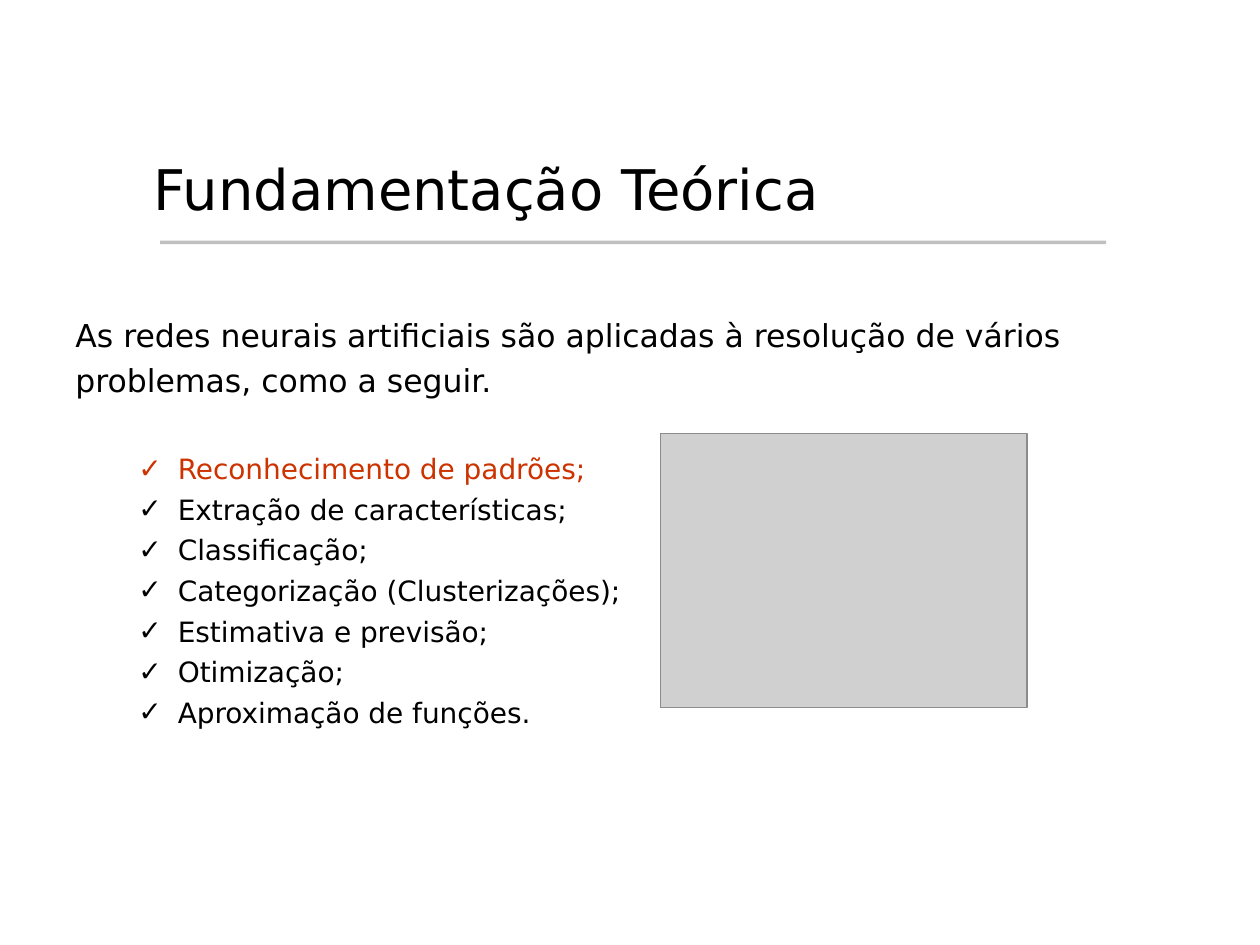
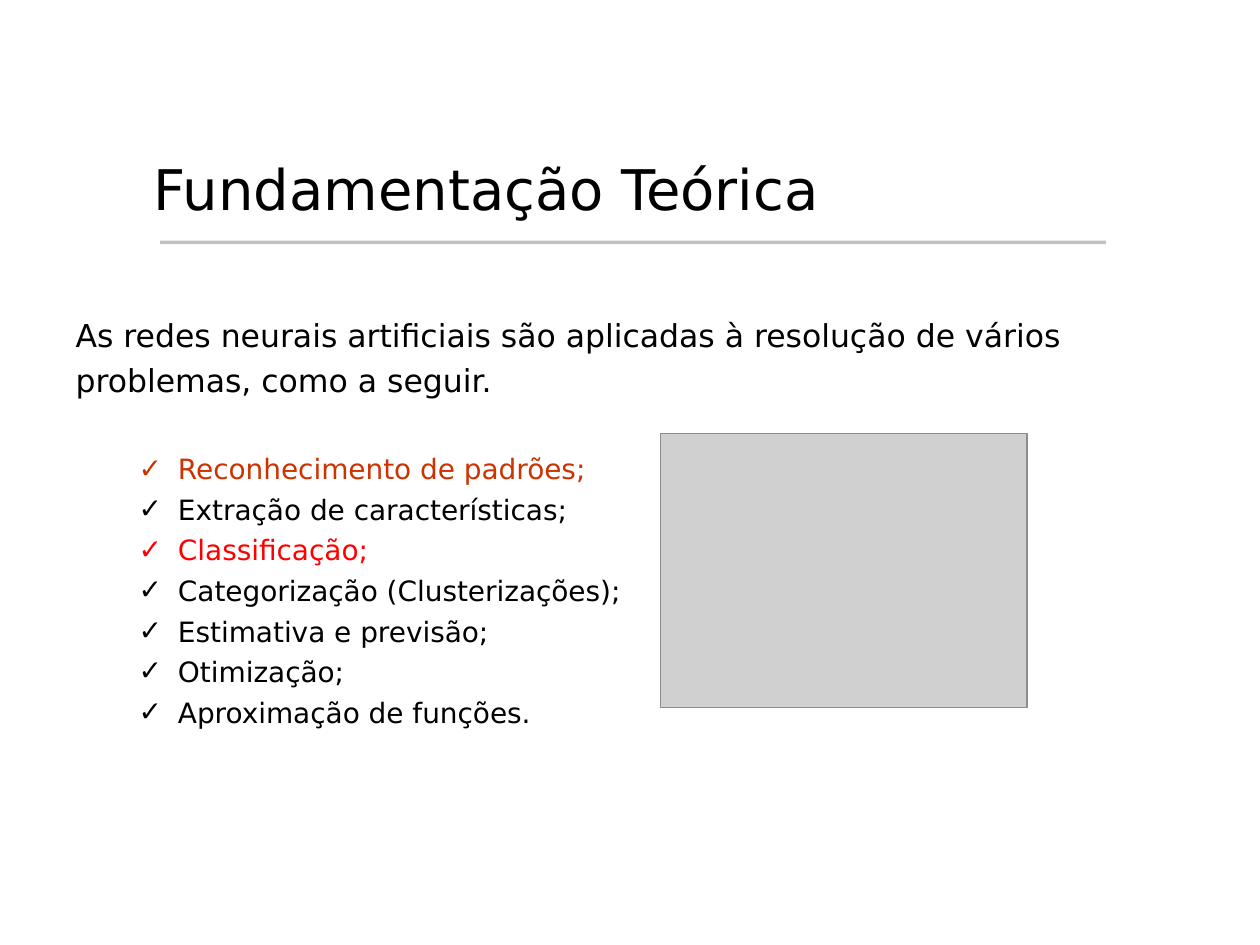
Before and after one commit to rcabral/creditanalyst, a slide deck: slide 8 of Apresentacao_Hermes/Apresentacao_Hermes.ppt. Drawn at 1260x945 pixels with LibreOffice and Linux fonts; fonts in the diff are those of the drawing; grey boxes stand for pictures; background and template pictures are left out. Boxes give left, top, right and bottom in pixels: in the first picture for what was removed or moved away, otherwise in the second. Text is boxed around its words. In the diff, an @@ line names an element or a change of style, - is before the commit and + after.

```diff
--- a/Apresentacao_Hermes/Apresentacao_Hermes.ppt
+++ b/Apresentacao_Hermes/Apresentacao_Hermes.ppt
@@ text at bbox=[178, 538, 368, 566]: text colour #000000 to #FF0000 in "Classificação;"; bullet colour #000000 to #FF0000 @@
```
Also in this commit, not shown: 11 other slides changed, 2 slides added, 2 slides removed.
